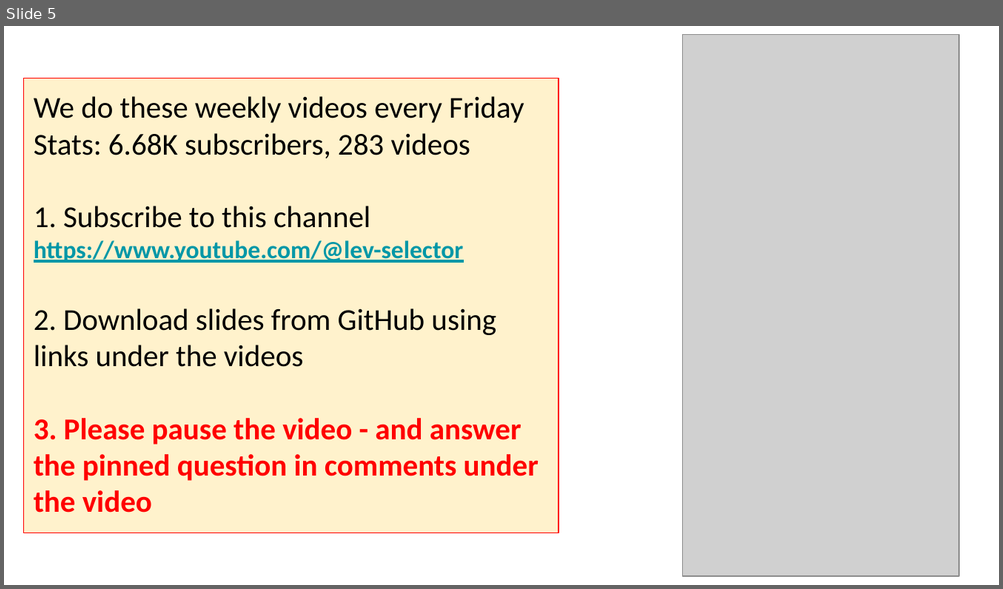
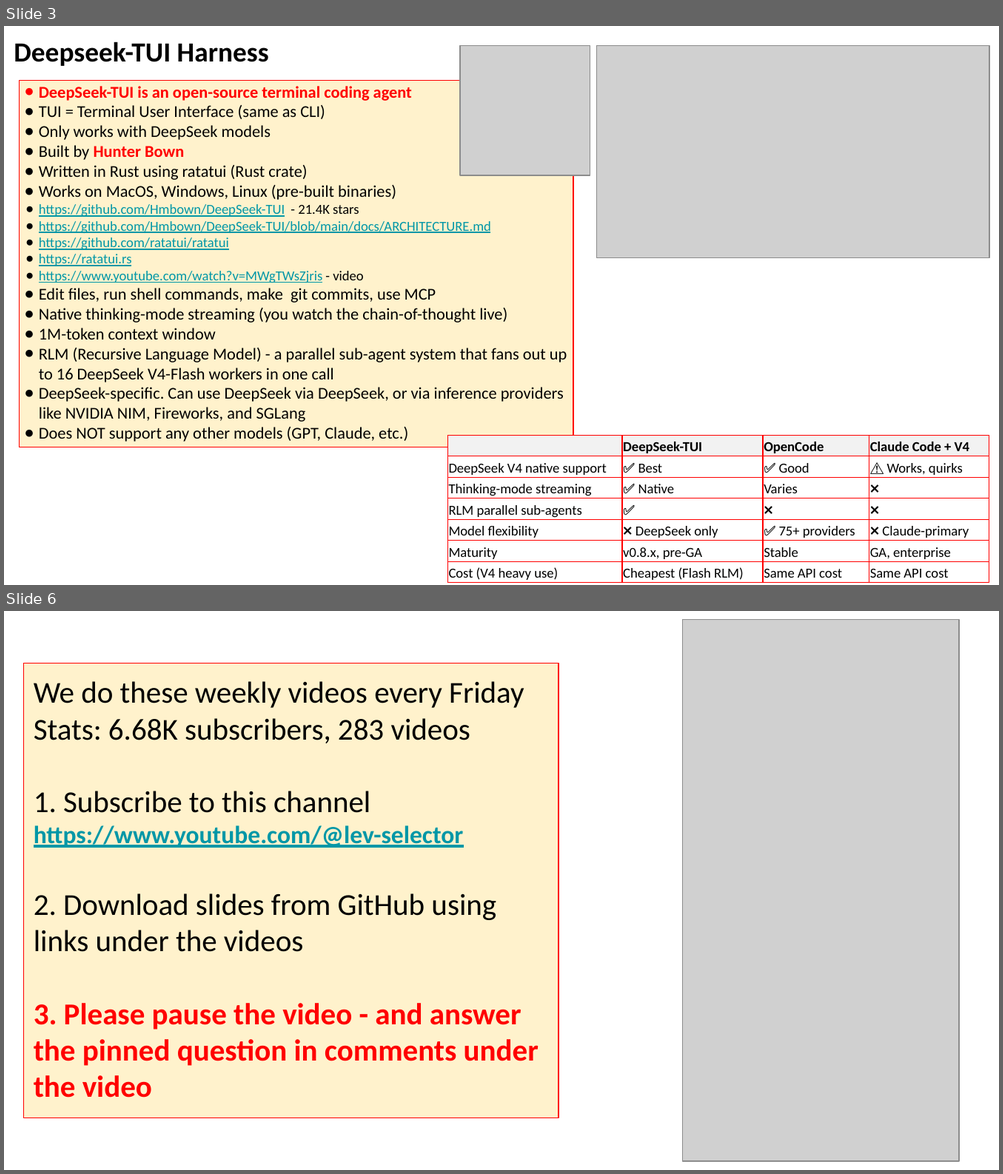
Before and after one commit to lselector/seminar, a slide deck: 2026/2026-05-08-AI-Updates.pptx. Shown one above the other, each under a label of ours: slide 5 before the commit, slides 3 and 6 after it; the slides between them are not shown. The pictures are 1003x589 and 1003x1174 pixels, drawn with LibreOffice and Linux fonts; fonts in the diff are those of the drawing; grey boxes stand for pictures. Boxes give left, top, right and bottom in pixels: in the first picture for what was removed or moved away, otherwise in the second. Text is boxed around its words. In the diff, an @@ line names an element or a change of style, - is before the commit and + after.

```diff
--- a/2026/2026-05-08-AI-Updates.pptx
+++ b/2026/2026-05-08-AI-Updates.pptx
@@ slide 3 added at [4, 26, 999, 585], background #FFFFFF @@
@@ text added at [14, 42, 269, 66], 20 pt, text #000000, bold @@
+Deepseek-TUI Harness
@@ picture added at [460, 46, 590, 176] @@
@@ picture added at [597, 46, 989, 258] @@
@@ rectangle added at [19, 81, 573, 448], fill #FFF2CC, outline #FF0000 0.75 pt, 12 pt, text #000000 @@
+● DeepSeek-TUI is an open-source terminal coding agent
+● TUI = Terminal User Interface (same as CLI)
+● Only works with DeepSeek models
+● Built by Hunter Bown
+● Written in Rust using ratatui (Rust crate)
+● Works on MacOS, Windows, Linux (pre-built binaries)
+● https://github.com/Hmbown/DeepSeek-TUI - 21.4K stars
+● https://github.com/Hmbown/DeepSeek-TUI/blob/main/docs/ARCHITECTURE.md
+● https://github.com/ratatui/ratatui
+● https://ratatui.rs
+● https://www.youtube.com/watch?v=MWgTWsZjris - video
+● Edit files, run shell commands, make git commits, use MCP
+● Native thinking-mode streaming (you watch the chain-of-thought live)
+● 1M-token context window
+● RLM (Recursive Language Model) - a parallel sub-agent system that fans out up to 16 DeepSeek V4-Flash workers in one call
+● DeepSeek-specific. Can use DeepSeek via DeepSeek, or via inference providers like NVIDIA NIM, Fireworks, and SGLang
+● Does NOT support any other models (GPT, Claude, etc.)
@@ table added at [447, 436, 989, 585], 7 rows, 4 columns @@
+ | DeepSeek-TUI | OpenCode | Claude Code + V4
+DeepSeek V4 native support | ✅ Best | ✅ Good | ⚠️ Works, quirks
+Thinking-mode streaming | ✅ Native | Varies | ❌
+RLM parallel sub-agents | ✅ | ❌ | ❌
+Model flexibility | ❌ DeepSeek only | ✅ 75+ providers | ❌ Claude-primary
+Maturity | v0.8.x, pre-GA | Stable | GA, enterprise
+Cost (V4 heavy use) | Cheapest (Flash RLM) | Same API cost | Same API cost
@@ what was slide 5 is now slide 6 @@
```
Also in this commit, not shown: 12 slides changed, 2 other slides added.
